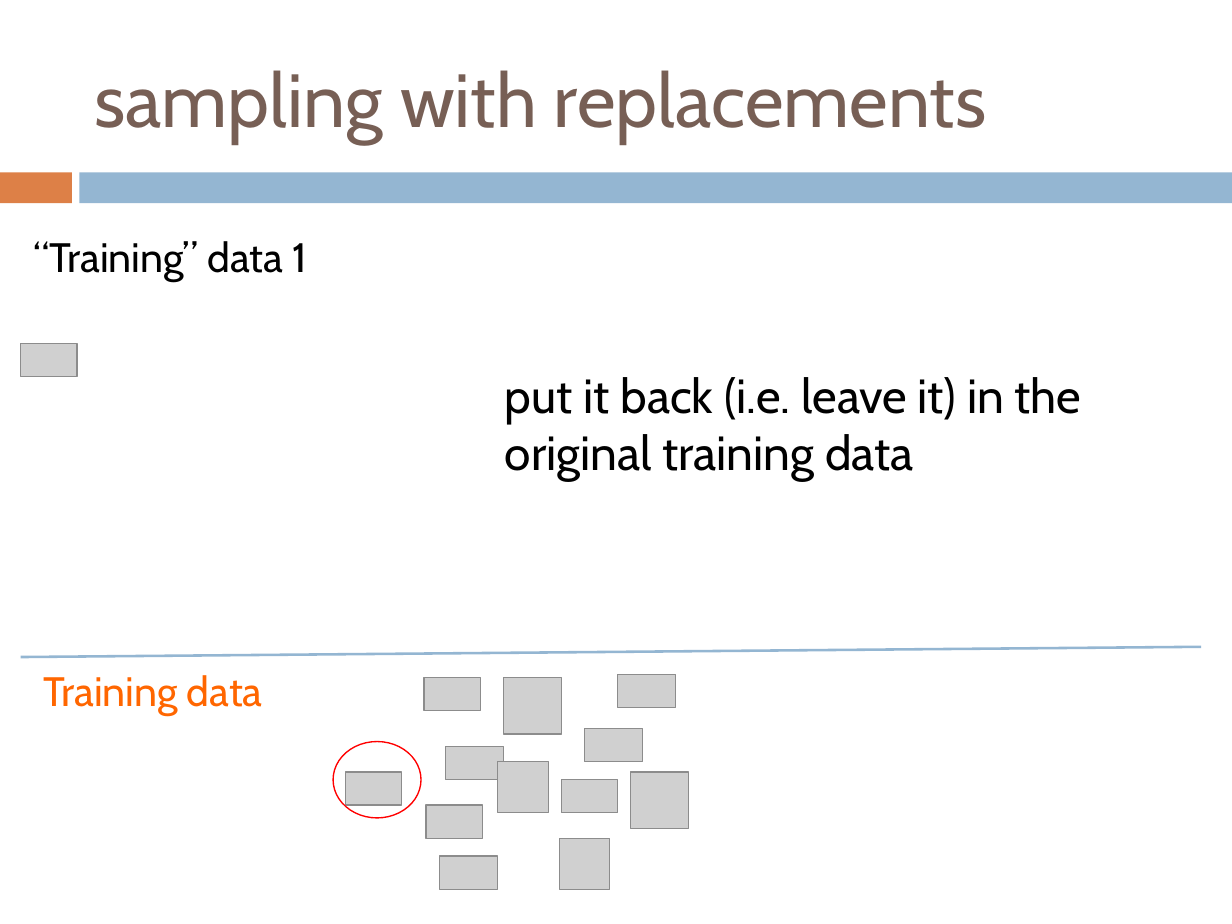
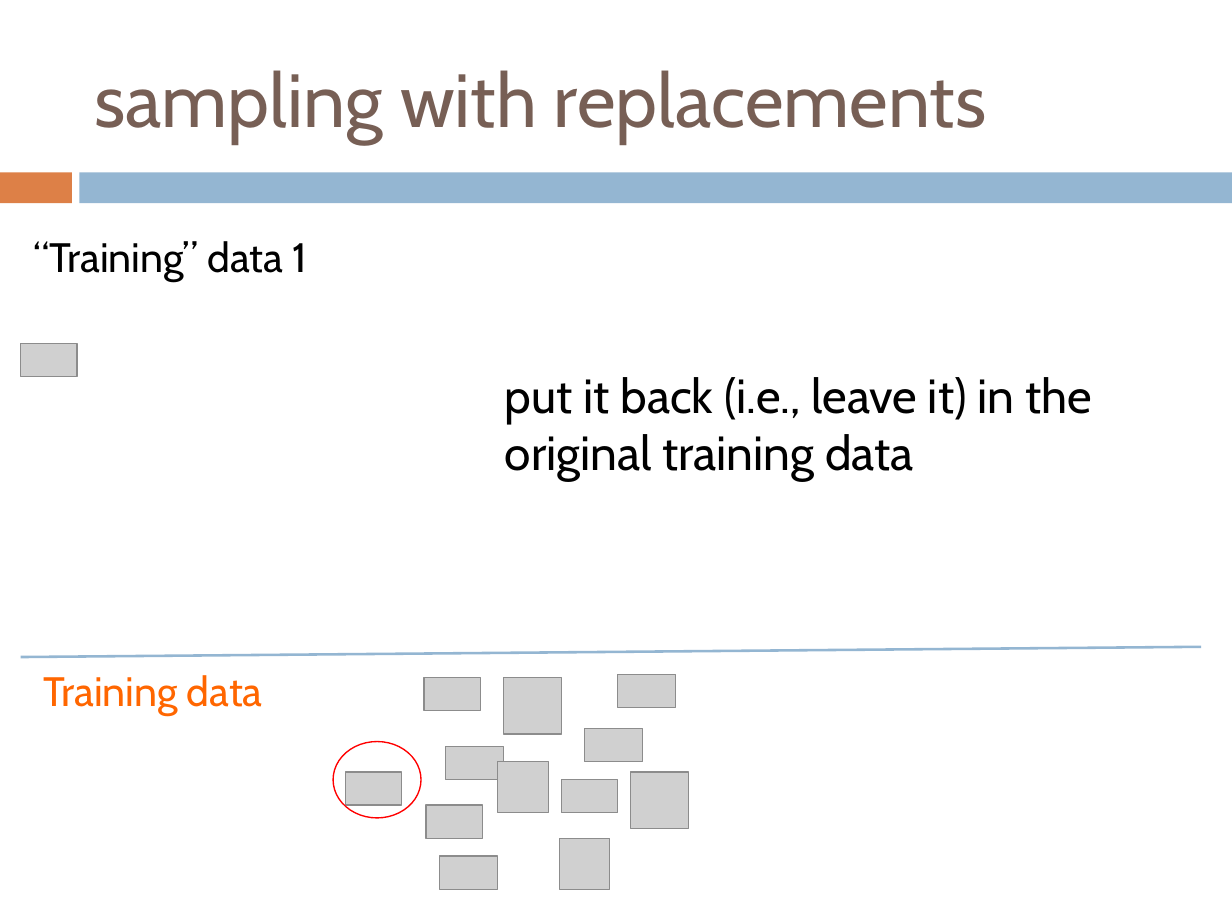
Before and after one commit to Collins-kariuk/Machine-Learning-CS158, a slide deck: slide 29 of Lectures/Lecture 23_Ensemble Learning.pptx. Drawn at 1232x924 pixels with LibreOffice and Linux fonts; fonts in the diff are those of the drawing; grey boxes stand for pictures. Boxes give left, top, right and bottom in pixels: in the first picture for what was removed or moved away, otherwise in the second. Text is boxed around its words. In the diff, an @@ line names an element or a change of style, - is before the commit and + after.

```diff
--- a/Lectures/Lecture 23_Ensemble Learning.pptx
+++ b/Lectures/Lecture 23_Ensemble Learning.pptx
@@ text at bbox=[505, 377, 1092, 482]: text changed @@
-put it back (i.e. leave it) in the original training data
+put it back (i.e., leave it) in the original training data
```
Also in this commit, not shown: 2 other slides changed, 4 other files.
